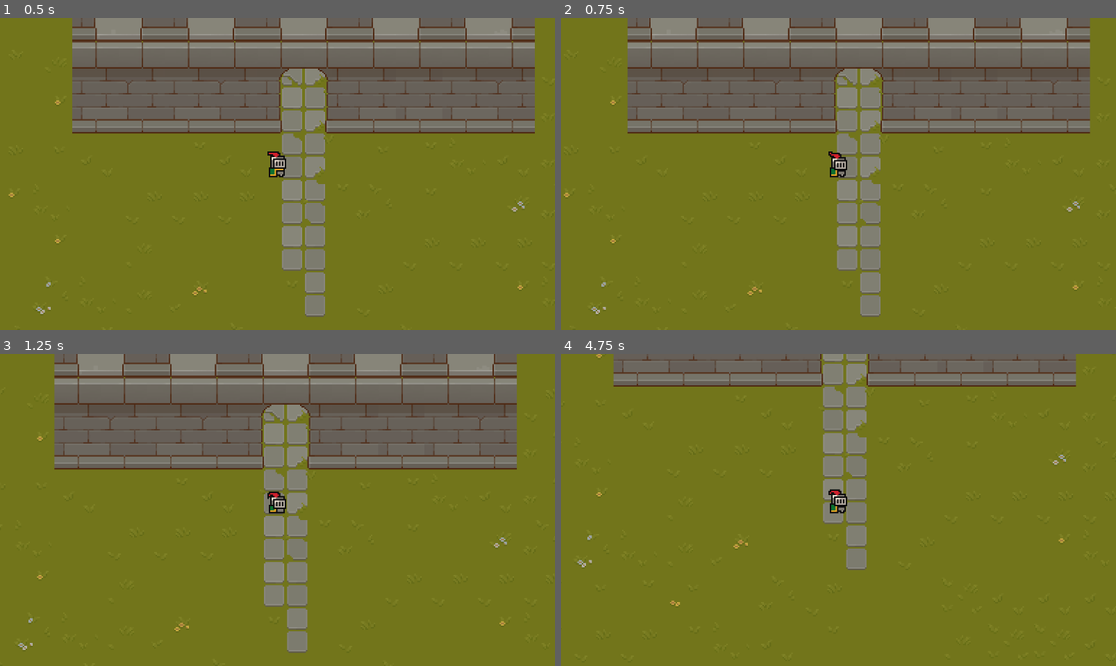
Above: before the commit, frames 1-4 (two rows, left to right).
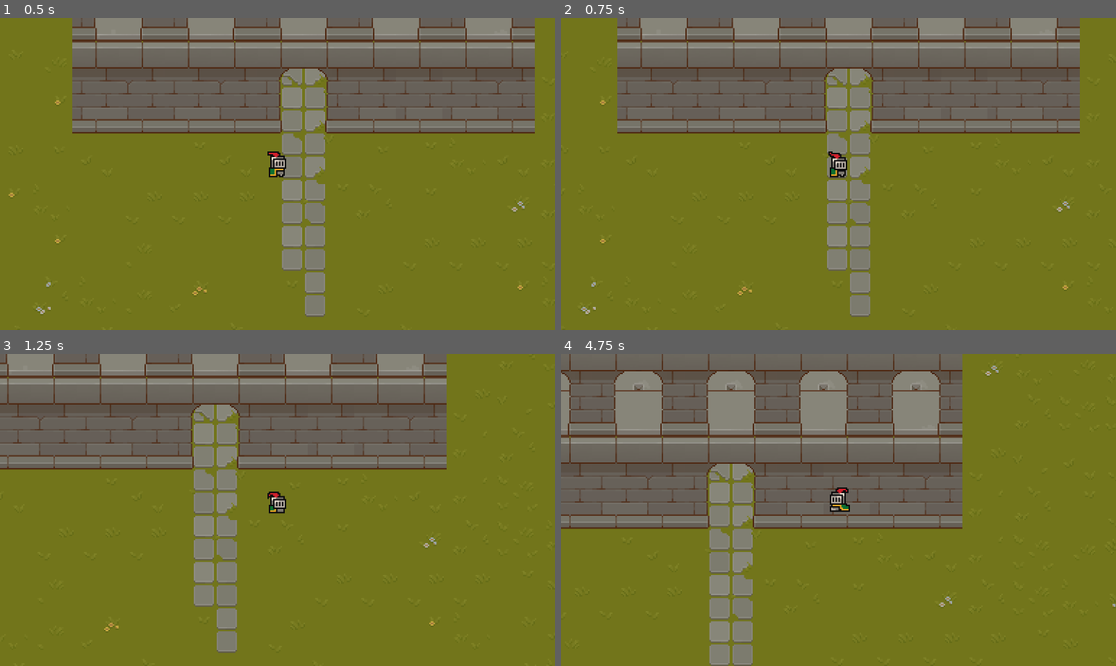
Above: after the commit, the same moments.

Repository: ABAPa/TopDown-project
Game: Godot game, scene res://Scenes/world.tscn
Two runs of this game, one before a commit and one after it. Both use one fixed random seed, a clock stepped at 60 frames per second and the inputs below.
Inputs:
- Up to frame 1 (0.5 s): no input
- Up to frame 2 (0.75 s): hold D (Move Right) from 0.53 s (still down); tap F (Dodge Roll) at 0.6 s
- Up to frame 3 (1.25 s): keep holding D (Move Right); tap Space (Jump) at 0.77 s
- Up to frame 4 (4.75 s): release D (Move Right) at 1.28 s; hold S (Move Back) 1.28-2.03 s; tap F (Dodge Roll) every 0.75 s from 1.35 to 4.35 s; tap Space (Jump) at 1.52, 3.02, 3.77, 4.52 s; hold D (Move Right) 2.03-2.78 s; hold W (Move Forward) 2.78-3.53 s; hold A (Move Left) from 3.53 s (still down)

Frame 1 is identical in both runs. In frame 2, 7.7% of the frame differs, in the area x 0-100%, y 0-100%; in frame 3, 20%; in frame 4, 41%.

Commit message:
Dodge Roll Updates

Diff:
--- a/Player States/PlayerDodgeRoll.gd
+++ b/Player States/PlayerDodgeRoll.gd
@@ -5,8 +5,12 @@
 @onready var animatedSprite2D = $"../../AnimatedSprite2D"
 @onready var input_handler = $"../../Input_Handler"
 @export var player : CharacterBody2D
+
+var movementVector = Vector2()
 var dodgeRoll : bool
-var movementVector = Vector2()
+var dodgeSpeed : float = 20
+var dodgeDeAccel : float = 40
+var maxDodgeSpeed : float = 100
 
 func Enter():
 	dodgeRoll = input_handler.getPlayerRoll()
@@ -18,11 +22,13 @@
 func handleDodgeRoll(delta : float):
 	if dodgeRoll:
 		movementVector = Vector2(input_handler.getPlayerMove(), input_handler.getPlayerMoveFB())
-		player.velocity = movementVector * 1000 * delta
+		player.velocity = lerp(player.velocity, movementVector * maxDodgeSpeed, dodgeSpeed * delta)
+		animatedSprite2D.play("roll")
+		await get_tree().create_timer(0.9).timeout
+		player.velocity = lerp(player.velocity, movementVector * 10, dodgeDeAccel * delta)
+		dodgeRoll = false
+		await get_tree().create_timer(0.1).timeout
 
-
-		animatedSprite2D.play("roll")
-		await get_tree().create_timer(1).timeout
-		dodgeRoll = false
-	elif player_state_machine.checkIfCanMove():
-		pass
+		if movementVector.length() > 0:
+			Transitioned.emit(self, "PlayerRun")
+		else: Transitioned.emit(self, "PlayerIdle")
--- a/Scenes/player.tscn
+++ b/Scenes/player.tscn
@@ -1,6 +1,5 @@
-[gd_scene load_steps=39 format=3 uid="uid://buhk4d1h2hpby"]
-
-[ext_resource type="Script" path="res://Scripts/Movement.gd" id="1_53hql"]
+[gd_scene load_steps=38 format=3 uid="uid://buhk4d1h2hpby"]
+
 [ext_resource type="Script" path="res://Scripts/Player.gd" id="1_qjcbd"]
 [ext_resource type="Script" path="res://Scripts/Input_Handler.gd" id="2_1e4h0"]
 [ext_resource type="Texture2D" uid="uid://bb6gnrukv5un8" path="res://Test Assets/knight.png" id="5_7deiv"]
@@ -231,9 +230,6 @@
 position = Vector2(142, 124)
 script = ExtResource("1_qjcbd")
 
-[node name="Movement_Handler" type="Node" parent="."]
-script = ExtResource("1_53hql")
-
 [node name="AnimatedSprite2D" type="AnimatedSprite2D" parent="."]
 position = Vector2(0, -9.49999)
 sprite_frames = SubResource("SpriteFrames_jo3va")
